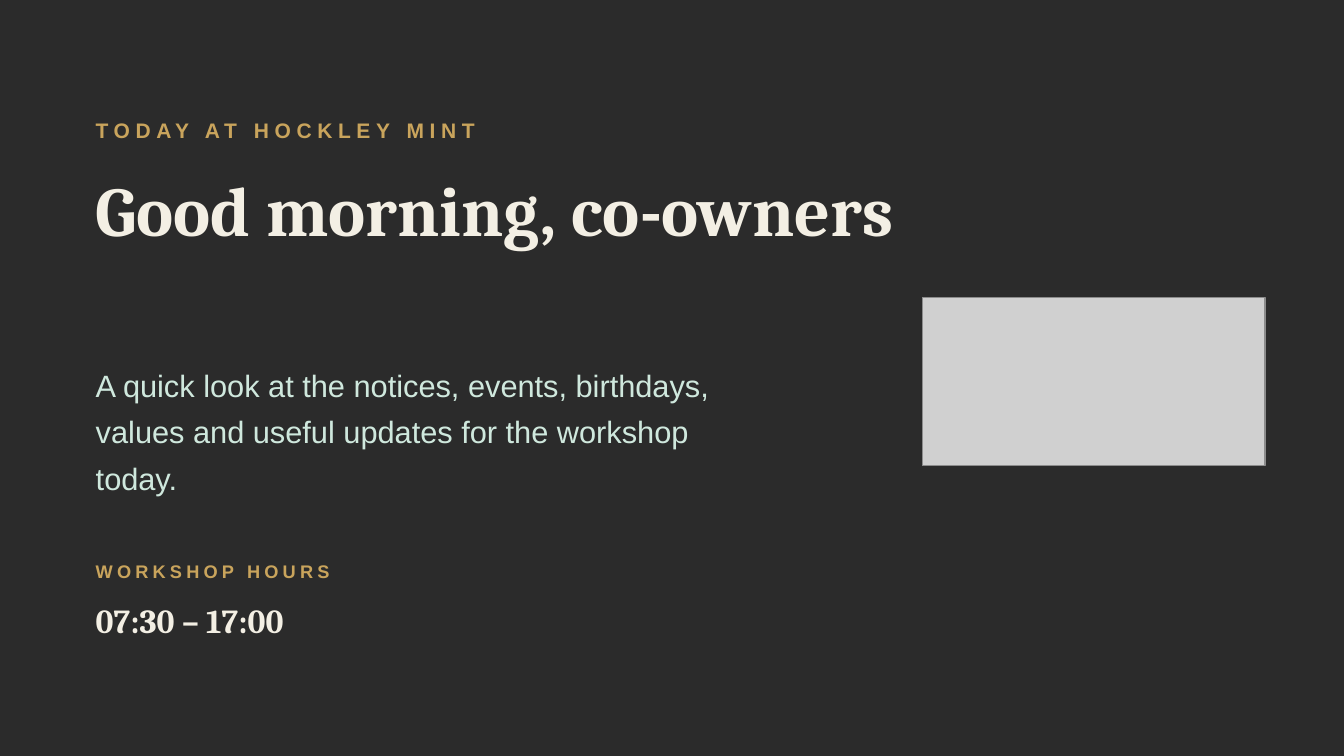
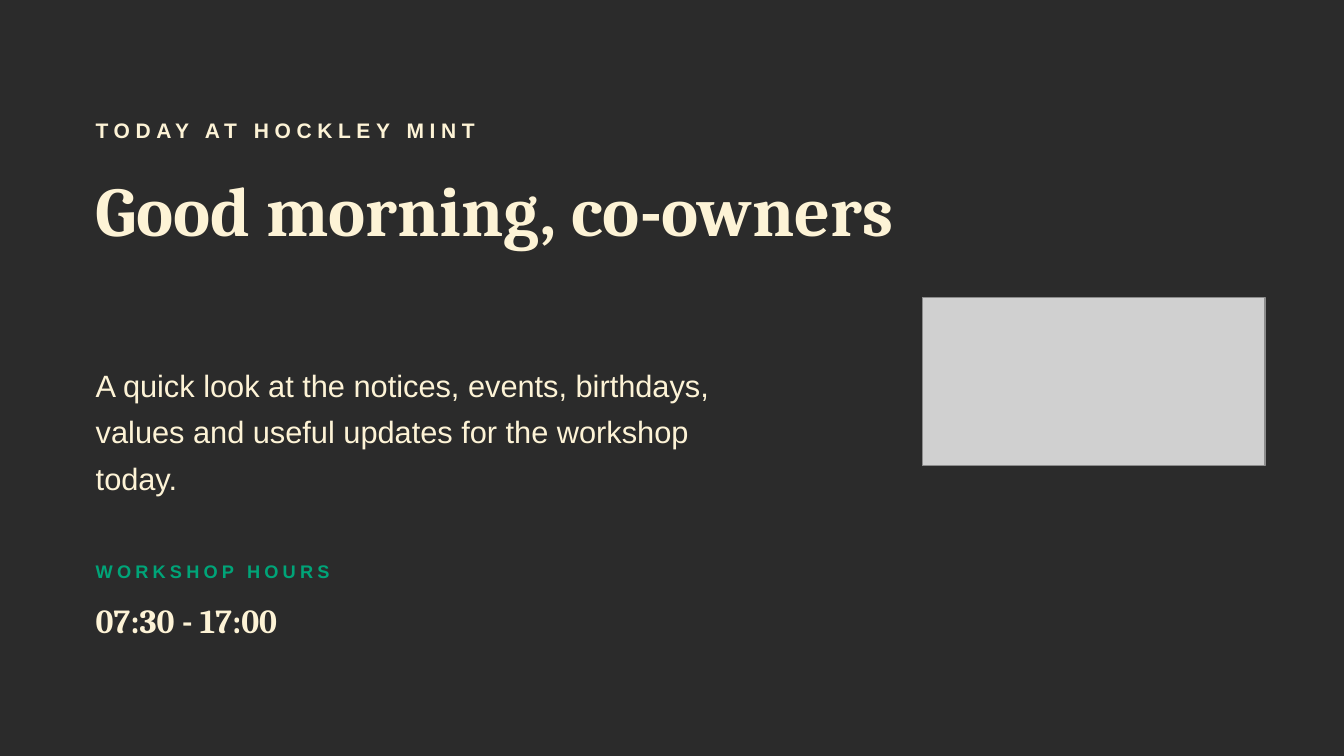
Before and after one commit to Ribesh19/HM_NoticeBoard, a slide deck: slide 1 of starter-deck/board.pptx. Drawn at 1344x756 pixels with LibreOffice and Linux fonts; fonts in the diff are those of the drawing; grey boxes stand for pictures; background and template pictures are left out; a plain dark background stands for a picture behind light text. Boxes give left, top, right and bottom in pixels: in the first picture for what was removed or moved away, otherwise in the second. Text is boxed around its words. In the diff, an @@ line names an element or a change of style, - is before the commit and + after.

```diff
--- a/starter-deck/board.pptx
+++ b/starter-deck/board.pptx
@@ text "TODAY AT HOCKLEY MINT" at box(205, 123, 237, 138): text colour #C9A45C to #FDF3D6 @@
@@ text "Good morning, co-owners" at box(96, 187, 893, 251): text colour #F3EFE4 to #FDF3D6 @@
@@ text "A quick look at the ..." at box(96, 374, 709, 495): text colour #CFE8DD to #FDF3D6 @@
@@ text "WORKSHOP HOURS" at box(96, 565, 329, 578): text colour #C9A45C to #00A478 @@
@@ text at box(96, 610, 277, 634): text changed; text colour #F3EFE4 to #FDF3D6 @@
-07:30 – 17:00
+07:30 - 17:00
```
Also in this commit, not shown: 6 other slides changed, 2 other files.
